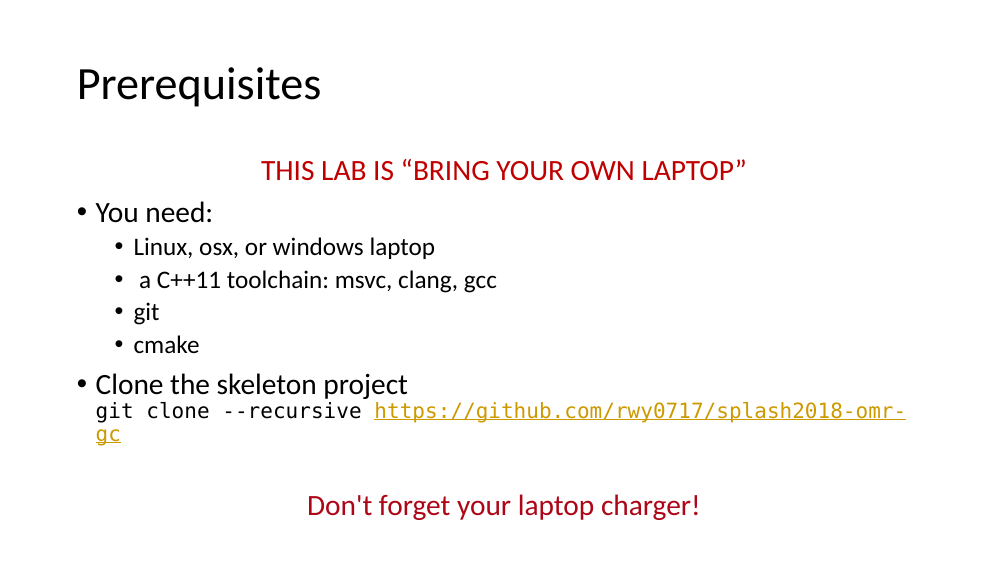
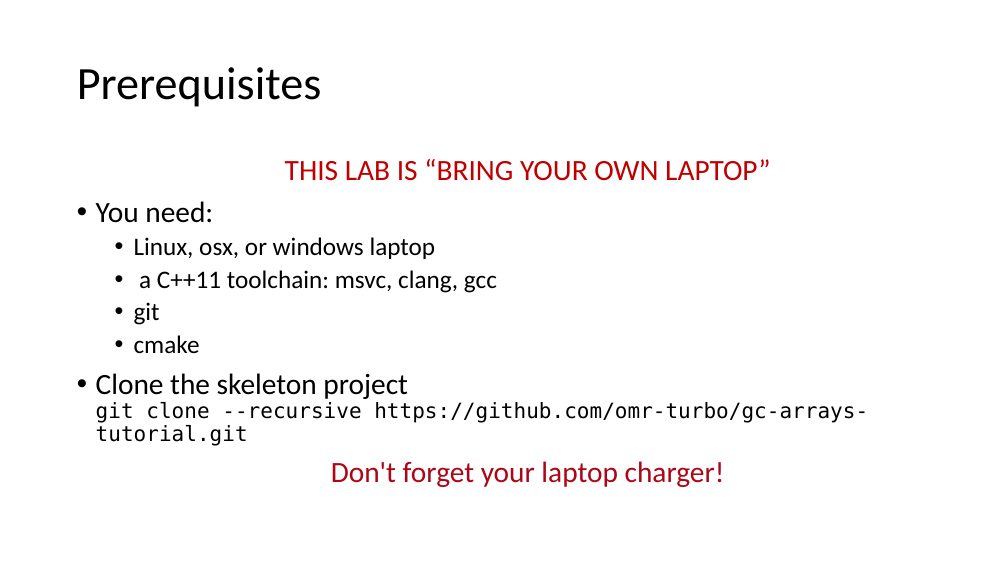
Before and after one commit to omr-turbo/gc-arrays-tutorial, a slide deck: slide 2 of slides.pptx. Drawn at 1008x567 pixels with LibreOffice and Linux fonts; fonts in the diff are those of the drawing. Boxes give left, top, right and bottom in pixels: in the first picture for what was removed or moved away, otherwise in the second. Text is boxed around its words. In the diff, an @@ line names an element or a change of style, - is before the commit and + after.

```diff
--- a/slides.pptx
+++ b/slides.pptx
@@ text at (96,373,868,446): text changed; text colour #CC9900 to #000000 @@
-• Clone the skeleton project
-  git clone --recursive https://github.com/rwy0717/splash2018-omr-gc
+• Clone the skeleton project
+  git clone --recursive https://github.com/omr-turbo/gc-arrays-tutorial.git
```
Also in this commit, not shown: 2 other files.
